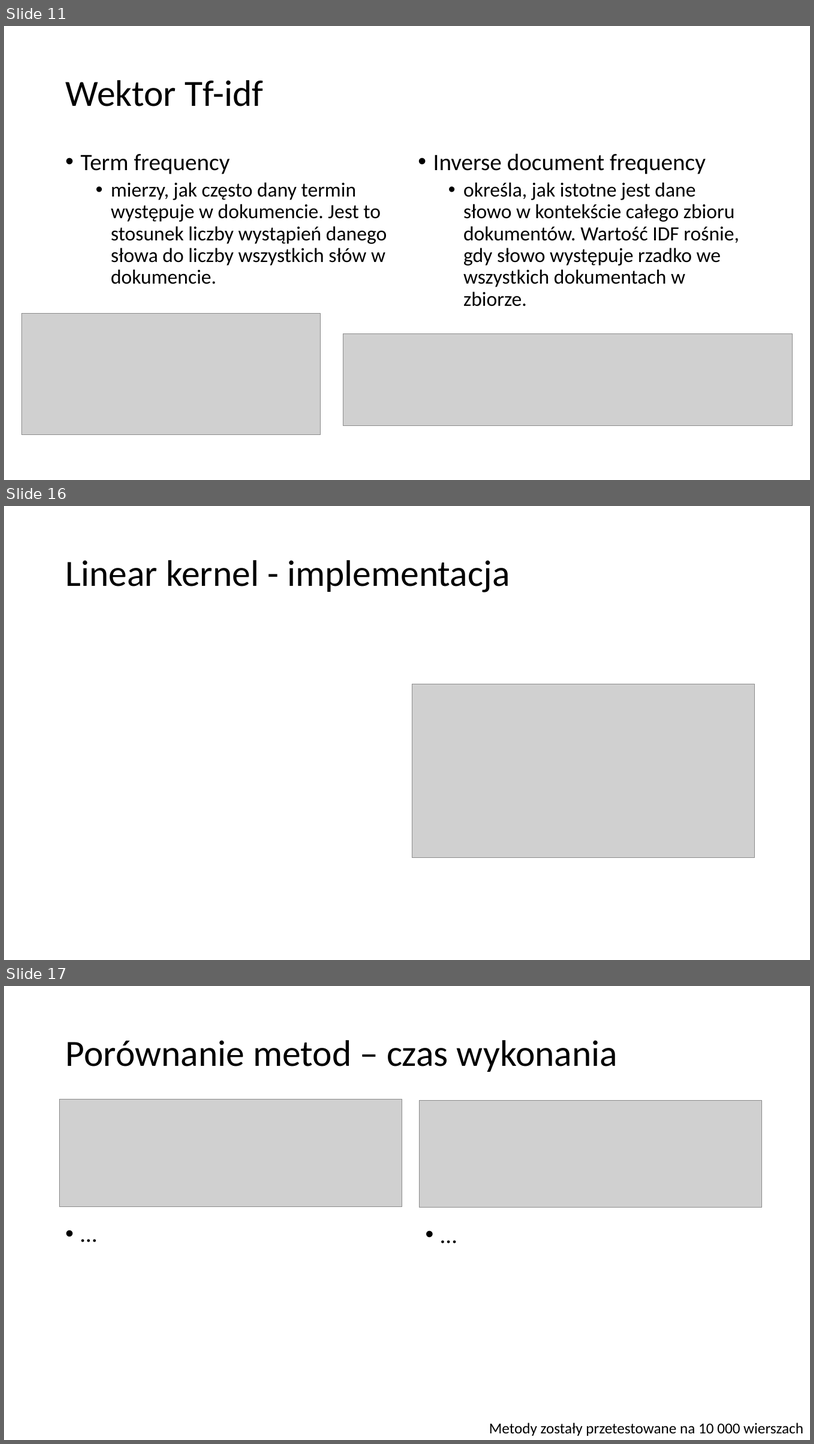
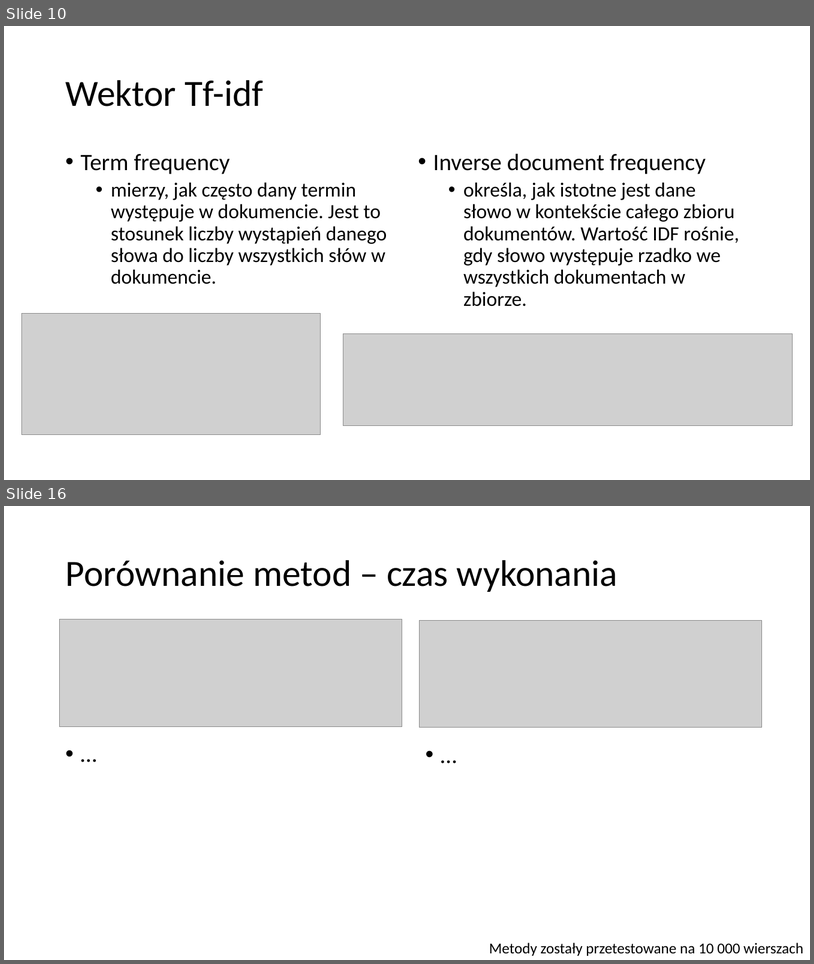
Before and after one commit to pgarwol/MovieRecommender, a slide deck: RekomendacjaFilmu.pptx. Shown one above the other, each under a label of ours: slides 11, 16 and 17 before the commit, slides 10 and 16 after it; the slides between them are not shown. The pictures are 814x1444 and 814x964 pixels, drawn with LibreOffice and Linux fonts; fonts in the diff are those of the drawing; grey boxes stand for pictures. Boxes give left, top, right and bottom in pixels: in the first picture for what was removed or moved away, otherwise in the second. Text is boxed around its words. In the diff, an @@ line names an element or a change of style, - is before the commit and + after.

```diff
--- a/RekomendacjaFilmu.pptx
+++ b/RekomendacjaFilmu.pptx
@@ slide 16 removed at <box>4,506,810,960</box>, background #FFFFFF @@
@@ title removed at <box>65,560,510,592</box> @@
-Linear kernel - implementacja
@@ picture removed at <box>413,684,755,858</box> @@
@@ what was slide 11 is now slide 10 @@
@@ what was slide 17 is now slide 16 @@
```
Also in this commit, not shown: 8 slides changed, 6 slides added, 6 other slides removed.
